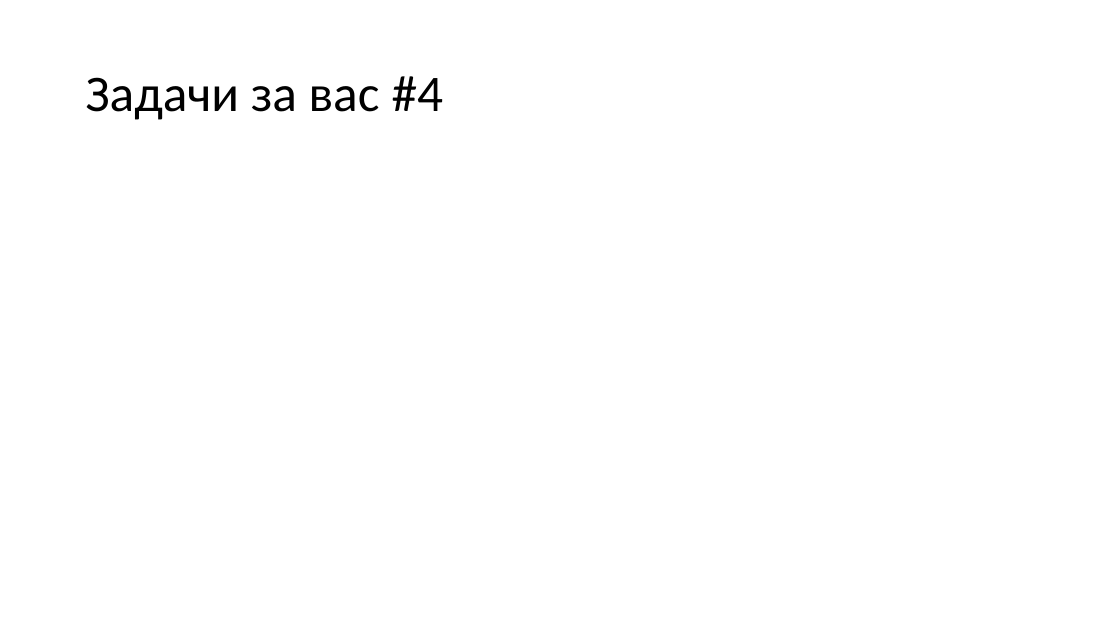
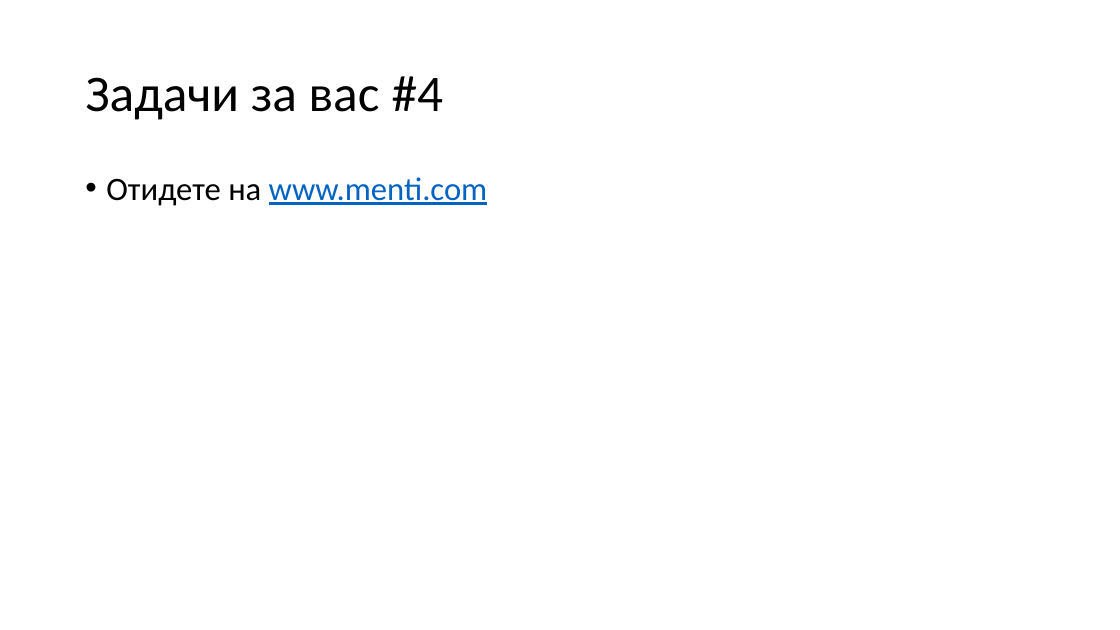
Before and after one commit to Mapmo/Uni-CPP, a slide deck: slide 112 of Introducing To Programming Materials/Consultation 3/Consultation3.pptx (slide 110 before the commit). Drawn at 1120x630 pixels with LibreOffice and Linux fonts; fonts in the diff are those of the drawing. Boxes give left, top, right and bottom in pixels: in the first picture for what was removed or moved away, otherwise in the second. Text is boxed around its words. In the diff, an @@ line names an element or a change of style, - is before the commit and + after.

```diff
--- a/Introducing To Programming Materials/Consultation 3/Consultation3.pptx
+++ b/Introducing To Programming Materials/Consultation 3/Consultation3.pptx
@@ text added at [106,177,488,206], 28 pt, text #0563C1, underline @@
+• Отидете на www.menti.com
```
Also in this commit, not shown: 7 other slides changed, 2 slides added, 1 other file.
